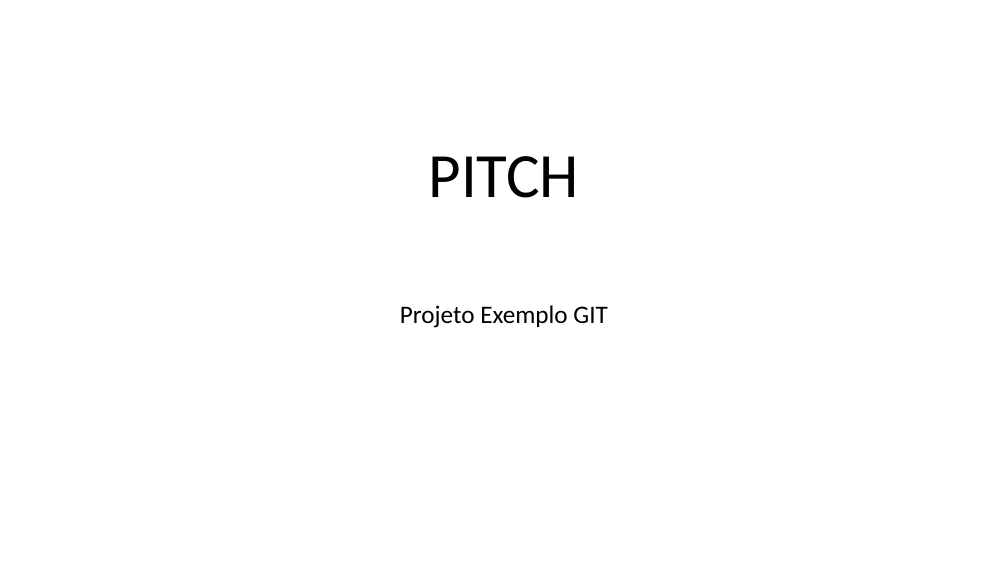
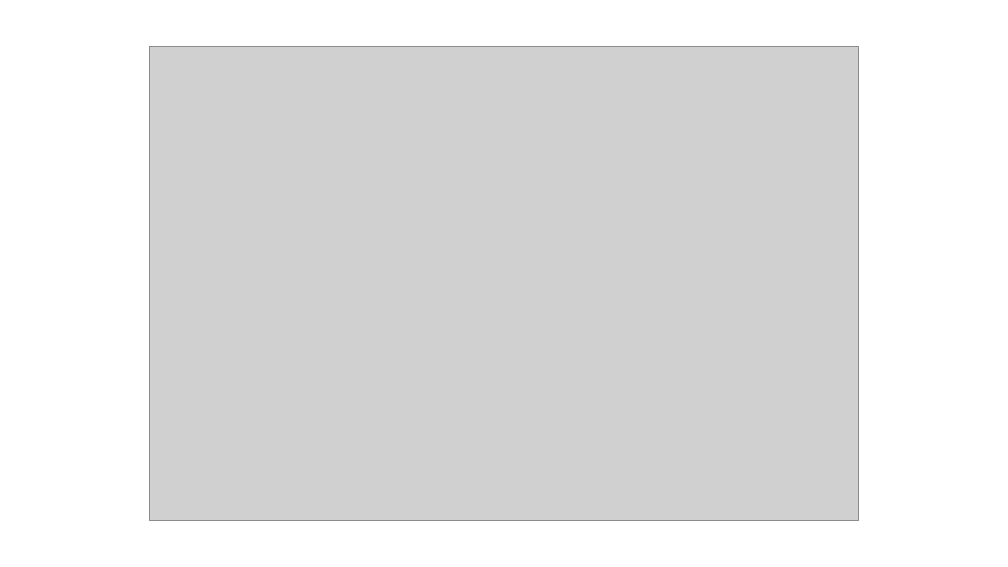
Before and after one commit to HenryPinheiro/3SIT-ExemploGIT-2024, a slide deck: slide 1 of PastaDocumetos/PITCH.pptx. Drawn at 1008x567 pixels with LibreOffice and Linux fonts; fonts in the diff are those of the drawing; grey boxes stand for pictures. Boxes give left, top, right and bottom in pixels: in the first picture for what was removed or moved away, otherwise in the second. Text is boxed around its words. In the diff, an @@ line names an element or a change of style, - is before the commit and + after.

Commit message:
2a Versão PITCH com imagem adicionada.

```diff
--- a/PastaDocumetos/PITCH.pptx
+++ b/PastaDocumetos/PITCH.pptx
@@ picture added at [150, 47, 859, 520] @@
@@ title removed at [429, 156, 580, 198] @@
-PITCH
@@ subtitle removed at [400, 305, 607, 328] @@
-Projeto Exemplo GIT
```
